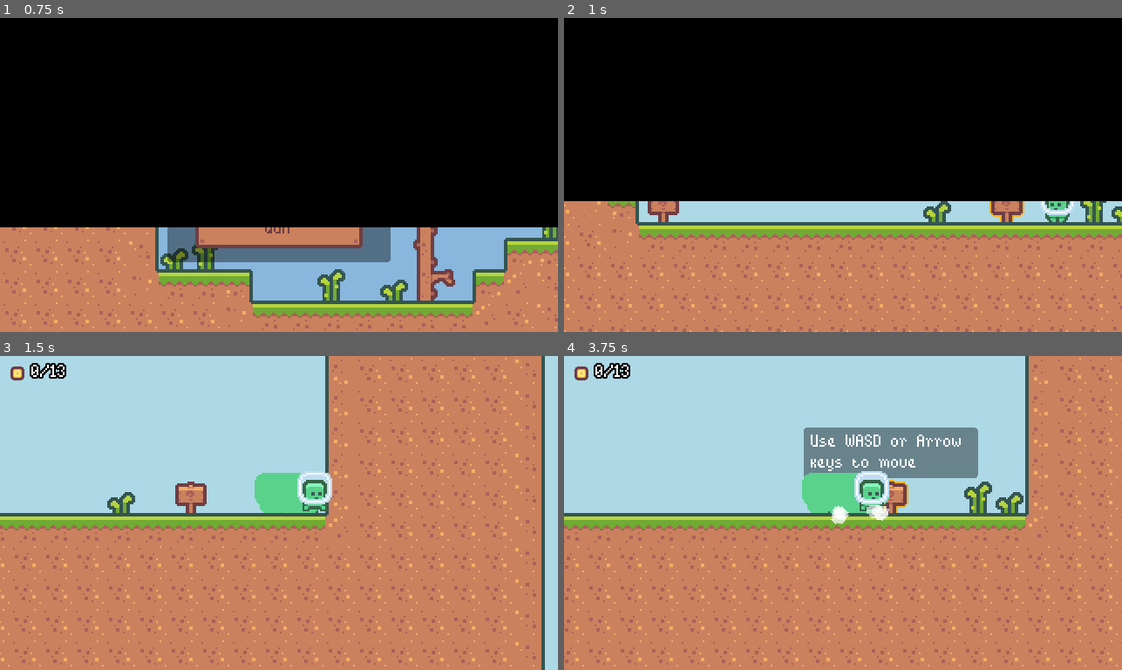
Above: before the commit, frames 1-4 (two rows, left to right).
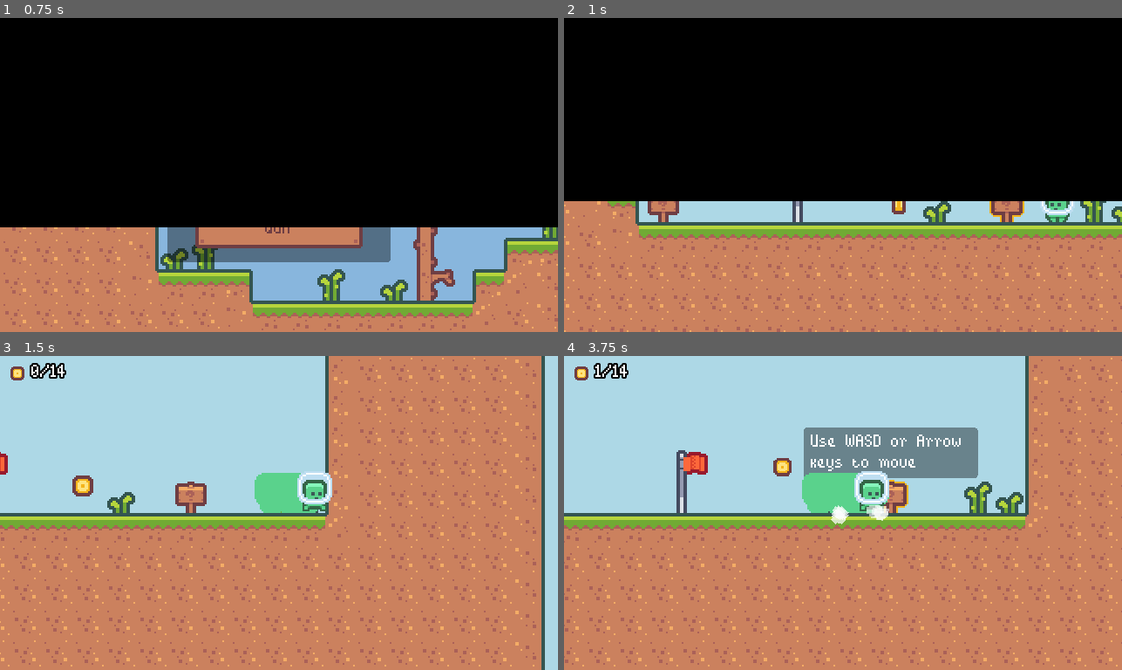
Above: after the commit, the same moments.

Repository: rprav-n/2D-Platformer
Game: Godot game, scene res://scenes/ui/main_menu/main_menu.tscn
Two runs of this game, one before a commit and one after it. Both use one fixed random seed, a clock stepped at 60 frames per second and the inputs below.
Inputs (mouse positions are in pixels of both pictures, inside the frame that each line leads up to):
- Up to frame 1 (0.75 s): click "PLAY" at 0.5 s
- Up to frame 2 (1 s): no input
- Up to frame 3 (1.5 s): move the mouse to (401, 497) at 1.27 s; hold Right (move_right) from 1.28 s (still down); tap Shift (dash) at 1.35 s
- Up to frame 4 (3.75 s): tap Space (jump) at 1.52, 2.27 s; move the mouse to (731, 528) at 2.02 s; tap Shift (dash) at 2.1, 2.85, 3.6 s; move the mouse to (898, 443) at 2.77 s; release Right (move_right) at 2.78 s; hold A (move_left) 2.78-3.53 s; move the mouse to (815, 575) at 3.52 s; hold Right (move_right) from 3.53 s (still down)

Frame 1 is identical in both runs. In frame 2, 0.2% of the frame differs, in the area x 40-62%, y 58-65%; in frame 3, 0.4%; in frame 4, 1.0%, in the area x 5-41%, y 2-50%.

Commit message:
Extend Level Complete Screen

Diff:
--- a/scenes/base_level/base_level.gd
+++ b/scenes/base_level/base_level.gd
@@ -60,3 +60,4 @@
 	current_player.disable_player_input()
 	var level_complete: LevelCompleteUI = level_comlpete_scene.instantiate() as LevelCompleteUI
 	add_child(level_complete)
+	level_complete.coin_counter.update_coin_label(total_coins, collected_coins)
--- a/scenes/levels/level_001.tscn
+++ b/scenes/levels/level_001.tscn
@@ -13,7 +13,7 @@
 layer_0/tile_data = PackedInt32Array(393227, 65536, 10, 327691, 65536, 10, 262155, 65536, 9, 393226, 65536, 10, 327690, …(35152 unchanged characters)…
 
 [node name="DecorativeTileMap" parent="." index="3"]
-layer_0/tile_data = PackedInt32Array(196619, 262144, 6, 1966 …(1302 unchanged characters)… 41777, 327680, 6, -1441776, 262144, 6, -851999, 327680, 6, -851998, 262144, 6, -393244, 327680, 6, -524306, 262144, 6, -524307, 327680, 6, -786445, 262144, 6, -786446, 262144, 6, -1179660, 262144, 6, -1179663, 262144, 6)
+layer_0/tile_data = PackedInt32Array(196619, 262144, 6, 1966 …(1302 unchanged characters)… 41777, 327680, 6, -1441776, 262144, 6, -1179660, 262144, 6, -1179663, 262144, 6, -786445, 262144, 6, -786444, 327680, 6)
 
 [node name="ForegroundTileMap" parent="." index="4"]
 layer_0/tile_data = PackedInt32Array(-786459, 1245184, 3, -786460, 1179648, 3, -786461, 1179648, 3, -786462, 1179648, 3 …(232 unchanged characters)…
@@ -35,45 +35,48 @@
 text = "Press SPACE while in air to double jump"
 
 [node name="Flag" parent="." index="9"]
-position = Vector2(247, -270)
+position = Vector2(340, 108)
 
 [node name="Coin" parent="Collectibles" index="0" instance=ExtResource("4_h6psi")]
 position = Vector2(58, 17)
 
-[node name="Coin2" parent="Collectibles" index="1" instance=ExtResource("4_h6psi")]
+[node name="Coin14" parent="Collectibles" index="1" instance=ExtResource("4_h6psi")]
+position = Vector2(401, 99)
+
+[node name="Coin2" parent="Collectibles" index="2" instance=ExtResource("4_h6psi")]
 position = Vector2(-69, 9)
 
-[node name="Coin3" parent="Collectibles" index="2" instance=ExtResource("4_h6psi")]
+[node name="Coin3" parent="Collectibles" index="3" instance=ExtResource("4_h6psi")]
 position = Vector2(-231, 10)
 
-[node name="Coin4" parent="Collectibles" index="3" instance=ExtResource("4_h6psi")]
+[node name="Coin4" parent="Collectibles" index="4" instance=ExtResource("4_h6psi")]
 position = Vector2(-360, -48)
 
-[node name="Coin5" parent="Collectibles" index="4" instance=ExtResource("4_h6psi")]
+[node name="Coin5" parent="Collectibles" index="5" instance=ExtResource("4_h6psi")]
 position = Vector2(-543, -43)
 
-[node name="Coin12" parent="Collectibles" index="5" instance=ExtResource("4_h6psi")]
+[node name="Coin12" parent="Collectibles" index="6" instance=ExtResource("4_h6psi")]
 position = Vector2(-712, -136)
 
-[node name="Coin6" parent="Collectibles" index="6" instance=ExtResource("4_h6psi")]
+[node name="Coin6" parent="Collectibles" index="7" instance=ExtResource("4_h6psi")]
 position = Vector2(-358, -154)
 
-[node name="Coin13" parent="Collectibles" index="7" instance=ExtResource("4_h6psi")]
+[node name="Coin13" parent="Collectibles" index="8" instance=ExtResource("4_h6psi")]
 position = Vector2(-515, -243)
 
-[node name="Coin7" parent="Collectibles" index="8" instance=ExtResource("4_h6psi")]
+[node name="Coin7" parent="Collectibles" index="9" instance=ExtResource("4_h6psi")]
 position = Vector2(-323, -155)
 
-[node name="Coin8" parent="Collectibles" index="9" instance=ExtResource("4_h6psi")]
+[node name="Coin8" parent="Collectibles" index="10" instance=ExtResource("4_h6psi")]
 position = Vector2(-289, -156)
 
-[node name="Coin9" parent="Collectibles" index="10" instance=ExtResource("4_h6psi")]
+[node name="Coin9" parent="Collectibles" index="11" instance=ExtResource("4_h6psi")]
 position = Vector2(-445, -335)
 
-[node name="Coin10" parent="Collectibles" index="11" instance=ExtResource("4_h6psi")]
+[node name="Coin10" parent="Collectibles" index="12" instance=ExtResource("4_h6psi")]
 position = Vector2(-410, -336)
 
-[node name="Coin11" parent="Collectibles" index="12" instance=ExtResource("4_h6psi")]
+[node name="Coin11" parent="Collectibles" index="13" instance=ExtResource("4_h6psi")]
 position = Vector2(-376, -337)
 
 [node name="Spikes" parent="Hazards" index="0" instance=ExtResource("3_q78tr")]
--- a/scenes/ui/level_ui/level_ui.gd
+++ b/scenes/ui/coin_counter/coin_counter.gd
@@ -1,12 +1,17 @@
-class_name LevelUI
+class_name CoinCounter
 
-extends CanvasLayer
+extends HBoxContainer
 
 @onready var coin_label: Label = %CoinLabel
+
 
 func _ready():
 	GameEvent.update_coin_count_ui.connect(_on_update_coin_count_ui)
 
 
 func _on_update_coin_count_ui(total_coins: int, collected_coins: int):
+	update_coin_label(total_coins, collected_coins)
+
+
+func update_coin_label(total_coins: int, collected_coins: int):
 	coin_label.text = str(collected_coins, "/", total_coins)
--- /dev/null
+++ b/scenes/ui/coin_counter/coin_counter.tscn
@@ -0,0 +1,33 @@
+[gd_scene load_steps=5 format=3 uid="uid://b7kvg85kq78wd"]
+
+[ext_resource type="Texture2D" uid="uid://y3jarereh7ly" path="res://assets/coin/tile_0151.png" id="1_ee2xt"]
+[ext_resource type="Script" path="res://scenes/ui/coin_counter/coin_counter.gd" id="1_o1kj5"]
+[ext_resource type="Texture2D" uid="uid://h26ept5gsbci" path="res://assets/coin/tile_0152.png" id="2_f2iet"]
+
+[sub_resource type="AnimatedTexture" id="AnimatedTexture_qd7nb"]
+frames = 2
+speed_scale = 6.0
+frame_0/texture = ExtResource("1_ee2xt")
+frame_1/texture = ExtResource("2_f2iet")
+frame_1/duration = 1.0
+
+[node name="CoinCounter" type="HBoxContainer"]
+theme_override_constants/separation = 2
+script = ExtResource("1_o1kj5")
+
+[node name="TextureRect" type="TextureRect" parent="."]
+custom_minimum_size = Vector2(12, 12)
+layout_mode = 2
+size_flags_vertical = 4
+texture = SubResource("AnimatedTexture_qd7nb")
+expand_mode = 1
+
+[node name="CoinLabel" type="Label" parent="."]
+unique_name_in_owner = true
+layout_mode = 2
+theme_override_colors/font_outline_color = Color(0, 0, 0, 1)
+theme_override_constants/outline_size = 4
+theme_override_constants/line_spacing = 0
+text = "10/32"
+horizontal_alignment = 1
+vertical_alignment = 1
--- a/scenes/ui/level_complete_ui/level_complete_ui.gd
+++ b/scenes/ui/level_complete_ui/level_complete_ui.gd
@@ -2,6 +2,11 @@
 
 extends CanvasLayer
 
+@onready var coin_counter: CoinCounter = %CoinCounter
 
-func _on_button_pressed():
+func _on_restart_button_pressed():
+	get_parent().get_tree().reload_current_scene()
+
+
+func _on_next_level_button_pressed():
 	LevelManager.increment_level()
--- a/scenes/ui/level_complete_ui/level_complete_ui.tscn
+++ b/scenes/ui/level_complete_ui/level_complete_ui.tscn
@@ -1,40 +1,115 @@
-[gd_scene load_steps=3 format=3 uid="uid://hc0rcvaw70fi"]
+[gd_scene load_steps=8 format=3 uid="uid://hc0rcvaw70fi"]
 
 [ext_resource type="Theme" uid="uid://c2d2vxclxkr4l" path="res://resources/theme.tres" id="1_0l6s7"]
 [ext_resource type="Script" path="res://scenes/ui/level_complete_ui/level_complete_ui.gd" id="1_vm2kx"]
+[ext_resource type="PackedScene" uid="uid://b7kvg85kq78wd" path="res://scenes/ui/coin_counter/coin_counter.tscn" id="3_ay5pk"]
+[ext_resource type="PackedScene" uid="uid://csnql7nxh0ab5" path="res://scenes/ui/buttons/animated_button.tscn" id="4_jxi8y"]
+
+[sub_resource type="Animation" id="Animation_yaxbx"]
+length = 0.001
+tracks/0/type = "value"
+tracks/0/imported = false
+tracks/0/enabled = true
+tracks/0/path = NodePath("MarginContainer:scale")
+tracks/0/interp = 1
+tracks/0/loop_wrap = true
+tracks/0/keys = {
+"times": PackedFloat32Array(0),
+"transitions": PackedFloat32Array(1),
+"update": 0,
+"values": [Vector2(1, 1)]
+}
+
+[sub_resource type="Animation" id="Animation_pp1p4"]
+resource_name = "default"
+tracks/0/type = "value"
+tracks/0/imported = false
+tracks/0/enabled = true
+tracks/0/path = NodePath("MarginContainer:scale")
+tracks/0/interp = 2
+tracks/0/loop_wrap = true
+tracks/0/keys = {
+"times": PackedFloat32Array(0.6, 0.8, 0.9, 1),
+"transitions": PackedFloat32Array(1, 1, 1, 1),
+"update": 0,
+"values": [Vector2(0, 0), Vector2(1.1, 1.1), Vector2(0.9, 0.9), Vector2(1, 1)]
+}
+
+[sub_resource type="AnimationLibrary" id="AnimationLibrary_yobqm"]
+_data = {
+"RESET": SubResource("Animation_yaxbx"),
+"default": SubResource("Animation_pp1p4")
+}
 
 [node name="LevelCompleteUI" type="CanvasLayer"]
 script = ExtResource("1_vm2kx")
 
-[node name="CenterContainer" type="CenterContainer" parent="."]
+[node name="AnimationPlayer" type="AnimationPlayer" parent="."]
+autoplay = "default"
+libraries = {
+"": SubResource("AnimationLibrary_yobqm")
+}
+
+[node name="MarginContainer" type="MarginContainer" parent="."]
 anchors_preset = 15
 anchor_right = 1.0
 anchor_bottom = 1.0
 grow_horizontal = 2
 grow_vertical = 2
-mouse_filter = 2
-
-[node name="PanelContainer" type="PanelContainer" parent="CenterContainer"]
-custom_minimum_size = Vector2(100, 60)
-layout_mode = 2
+pivot_offset = Vector2(160, 90)
 theme = ExtResource("1_0l6s7")
 
-[node name="MarginContainer" type="MarginContainer" parent="CenterContainer/PanelContainer"]
+[node name="PanelContainer" type="PanelContainer" parent="MarginContainer"]
 layout_mode = 2
 size_flags_horizontal = 4
 size_flags_vertical = 4
 
-[node name="VBoxContainer" type="VBoxContainer" parent="CenterContainer/PanelContainer/MarginContainer"]
+[node name="MarginContainer" type="MarginContainer" parent="MarginContainer/PanelContainer"]
+layout_mode = 2
+size_flags_horizontal = 4
+size_flags_vertical = 4
+theme_override_constants/margin_left = 8
+theme_override_constants/margin_top = 8
+theme_override_constants/margin_right = 8
+theme_override_constants/margin_bottom = 8
+
+[node name="VBoxContainer" type="VBoxContainer" parent="MarginContainer/PanelContainer/MarginContainer"]
+custom_minimum_size = Vector2(112, 0)
+layout_mode = 2
+
+[node name="Label" type="Label" parent="MarginContainer/PanelContainer/MarginContainer/VBoxContainer"]
+layout_mode = 2
+size_flags_horizontal = 4
+text = "Level Complete!"
+horizontal_alignment = 1
+vertical_alignment = 1
+
+[node name="HBoxContainer" type="HBoxContainer" parent="MarginContainer/PanelContainer/MarginContainer/VBoxContainer"]
+layout_mode = 2
+
+[node name="CoinCollectedLabel" type="Label" parent="MarginContainer/PanelContainer/MarginContainer/VBoxContainer/HBoxContainer"]
+layout_mode = 2
+text = "Coins Collected"
+vertical_alignment = 1
+
+[node name="CoinCounter" parent="MarginContainer/PanelContainer/MarginContainer/VBoxContainer/HBoxContainer" instance=ExtResource("3_ay5pk")]
+unique_name_in_owner = true
 layout_mode = 2
 size_flags_horizontal = 4
 size_flags_vertical = 4
 
-[node name="Label" type="Label" parent="CenterContainer/PanelContainer/MarginContainer/VBoxContainer"]
+[node name="HSeparator" type="HSeparator" parent="MarginContainer/PanelContainer/MarginContainer/VBoxContainer"]
 layout_mode = 2
-text = "Level Complete!"
 
-[node name="Button" type="Button" parent="CenterContainer/PanelContainer/MarginContainer/VBoxContainer"]
+[node name="RestartButton" parent="MarginContainer/PanelContainer/MarginContainer/VBoxContainer" instance=ExtResource("4_jxi8y")]
+unique_name_in_owner = true
 layout_mode = 2
-text = "Next Level"
+text = "RESTART"
 
-[connection signal="pressed" from="CenterContainer/PanelContainer/MarginContainer/VBoxContainer/Button" to="." method="_on_button_pressed"]
+[node name="NextLevelButton" parent="MarginContainer/PanelContainer/MarginContainer/VBoxContainer" instance=ExtResource("4_jxi8y")]
+unique_name_in_owner = true
+layout_mode = 2
+text = "NEXT LEVEL"
+
+[connection signal="pressed" from="MarginContainer/PanelContainer/MarginContainer/VBoxContainer/RestartButton" to="." method="_on_restart_button_pressed"]
+[connection signal="pressed" from="MarginContainer/PanelContainer/MarginContainer/VBoxContainer/NextLevelButton" to="." method="_on_next_level_button_pressed"]
--- a/scenes/ui/level_ui/level_ui.tscn
+++ b/scenes/ui/level_ui/level_ui.tscn
@@ -1,19 +1,9 @@
-[gd_scene load_steps=6 format=3 uid="uid://d5vkhe7taklk"]
+[gd_scene load_steps=3 format=3 uid="uid://d5vkhe7taklk"]
 
-[ext_resource type="Script" path="res://scenes/ui/level_ui/level_ui.gd" id="1_1yq08"]
 [ext_resource type="Theme" uid="uid://c2d2vxclxkr4l" path="res://resources/theme.tres" id="1_srxxj"]
-[ext_resource type="Texture2D" uid="uid://y3jarereh7ly" path="res://assets/coin/tile_0151.png" id="3_31xp8"]
-[ext_resource type="Texture2D" uid="uid://h26ept5gsbci" path="res://assets/coin/tile_0152.png" id="4_a5diq"]
-
-[sub_resource type="AnimatedTexture" id="AnimatedTexture_qd7nb"]
-frames = 2
-speed_scale = 6.0
-frame_0/texture = ExtResource("3_31xp8")
-frame_1/texture = ExtResource("4_a5diq")
-frame_1/duration = 1.0
+[ext_resource type="PackedScene" uid="uid://b7kvg85kq78wd" path="res://scenes/ui/coin_counter/coin_counter.tscn" id="3_v3trl"]
 
 [node name="LevelUI" type="CanvasLayer"]
-script = ExtResource("1_1yq08")
 
 [node name="MarginContainer" type="MarginContainer" parent="."]
 anchors_preset = 15
@@ -28,21 +18,5 @@
 layout_mode = 2
 size_flags_vertical = 0
 
-[node name="HBoxContainer" type="HBoxContainer" parent="MarginContainer/VBoxContainer"]
+[node name="CoinCounter" parent="MarginContainer/VBoxContainer" instance=ExtResource("3_v3trl")]
 layout_mode = 2
-theme_override_constants/separation = 2
-
-[node name="TextureRect" type="TextureRect" parent="MarginContainer/VBoxContainer/HBoxContainer"]
-custom_minimum_size = Vector2(12, 12)
-layout_mode = 2
-size_flags_vertical = 4
-texture = SubResource("AnimatedTexture_qd7nb")
-expand_mode = 1
-
-[node name="CoinLabel" type="Label" parent="MarginContainer/VBoxContainer/HBoxContainer"]
-unique_name_in_owner = true
-layout_mode = 2
-theme_override_colors/font_outline_color = Color(0, 0, 0, 1)
-theme_override_constants/outline_size = 4
-theme_override_constants/line_spacing = 0
-text = "10/32"
--- a/scenes/ui/main_menu/main_menu.tscn
+++ b/scenes/ui/main_menu/main_menu.tscn
@@ -4,6 +4,21 @@
 [ext_resource type="Theme" uid="uid://c2d2vxclxkr4l" path="res://resources/theme.tres" id="1_ei2q4"]
 [ext_resource type="PackedScene" uid="uid://csnql7nxh0ab5" path="res://scenes/ui/buttons/animated_button.tscn" id="2_t710u"]
 [ext_resource type="PackedScene" uid="uid://cpa0l3wqs8oc7" path="res://scenes/ui/menu_background/menu_background.tscn" id="2_wl47q"]
+
+[sub_resource type="Animation" id="Animation_yaxbx"]
+length = 0.001
+tracks/0/type = "value"
+tracks/0/imported = false
+tracks/0/enabled = true
+tracks/0/path = NodePath("MarginContainer:scale")
+tracks/0/interp = 1
+tracks/0/loop_wrap = true
+tracks/0/keys = {
+"times": PackedFloat32Array(0),
+"transitions": PackedFloat32Array(1),
+"update": 0,
+"values": [Vector2(1, 1)]
+}
 
 [sub_resource type="Animation" id="Animation_pp1p4"]
 resource_name = "default"
@@ -19,21 +34,6 @@
 "transitions": PackedFloat32Array(1, 1, 1, 1),
 "update": 0,
 "values": [Vector2(0, 0), Vector2(1.1, 1.1), Vector2(0.9, 0.9), Vector2(1, 1)]
-}
-
-[sub_resource type="Animation" id="Animation_yaxbx"]
-length = 0.001
-tracks/0/type = "value"
-tracks/0/imported = false
-tracks/0/enabled = true
-tracks/0/path = NodePath("MarginContainer:scale")
-tracks/0/interp = 1
-tracks/0/loop_wrap = true
-tracks/0/keys = {
-"times": PackedFloat32Array(0),
-"transitions": PackedFloat32Array(1),
-"update": 0,
-"values": [Vector2(1, 1)]
 }
 
 [sub_resource type="AnimationLibrary" id="AnimationLibrary_yobqm"]
